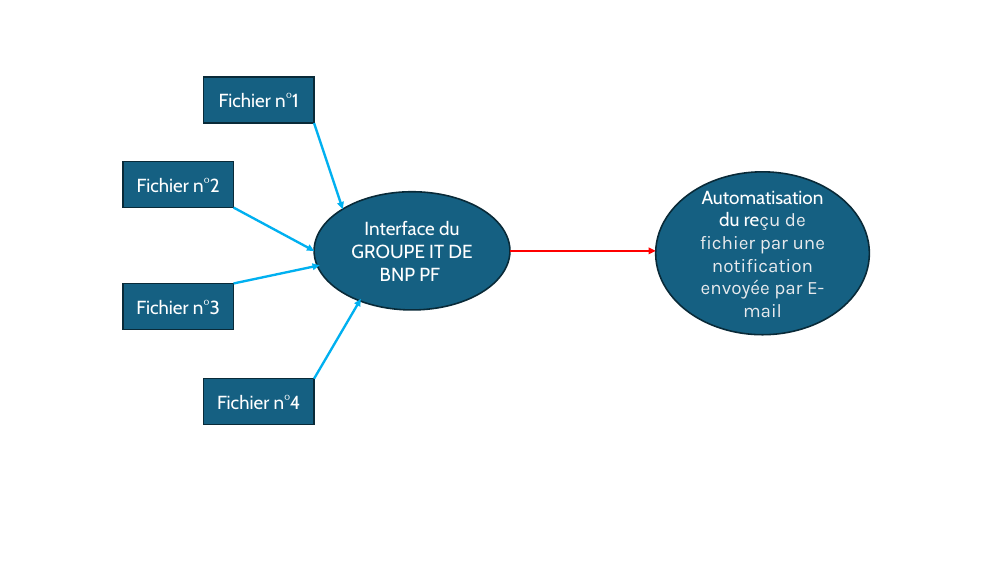
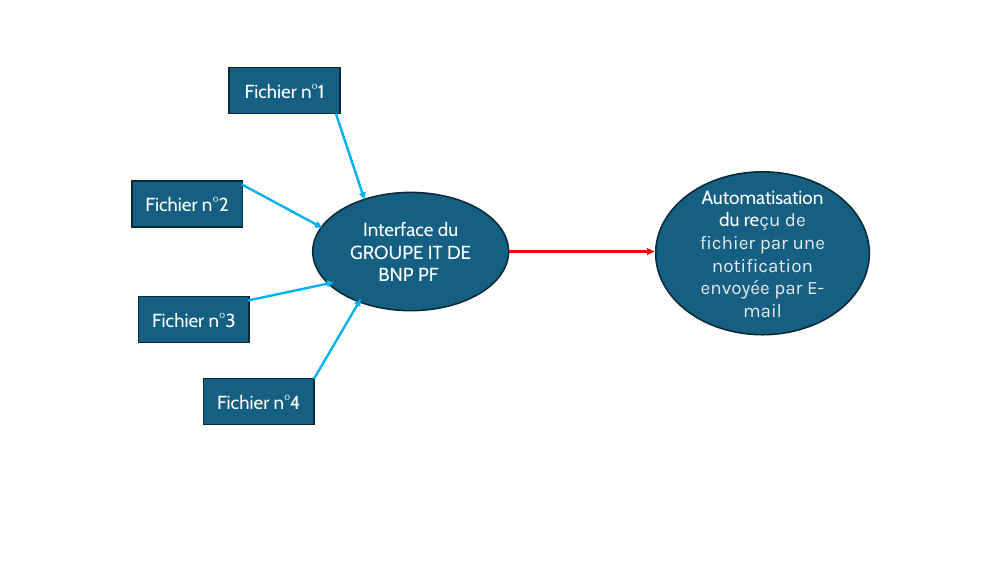
Before and after one commit to Shadix95/PortfolioLucas, a slide deck: slide 1 of stage2/automatisation.pptx. Drawn at 1008x567 pixels with LibreOffice and Linux fonts; fonts in the diff are those of the drawing. Boxes give left, top, right and bottom in pixels: in the first picture for what was removed or moved away, otherwise in the second. Text is boxed around its words. In the diff, an @@ line names an element or a change of style, - is before the commit and + after.

```diff
--- a/stage2/automatisation.pptx
+++ b/stage2/automatisation.pptx
@@ rectangle "Fichier n°1": place and size @@
-rectangle "Fichier n°1" at box(203, 77, 314, 123)
+rectangle "Fichier n°1" at box(229, 67, 340, 113)
@@ arrow moved from (314, 123) - (343, 209) to (336, 113) - (364, 200) @@
@@ rectangle "Fichier n°2": place and size @@
-rectangle "Fichier n°2" at box(123, 162, 234, 208)
+rectangle "Fichier n°2" at box(132, 181, 242, 228)
@@ arrow moved from (234, 208) - (314, 251) to (242, 185) - (322, 228) @@
@@ rectangle "Fichier n°3": place and size @@
-rectangle "Fichier n°3" at box(123, 284, 234, 330)
+rectangle "Fichier n°3" at box(138, 296, 249, 343)
@@ arrow moved from (234, 284) - (320, 265) to (248, 301) - (334, 282) @@
```
Also in this commit, not shown: 5 slides added, 14 other files.
